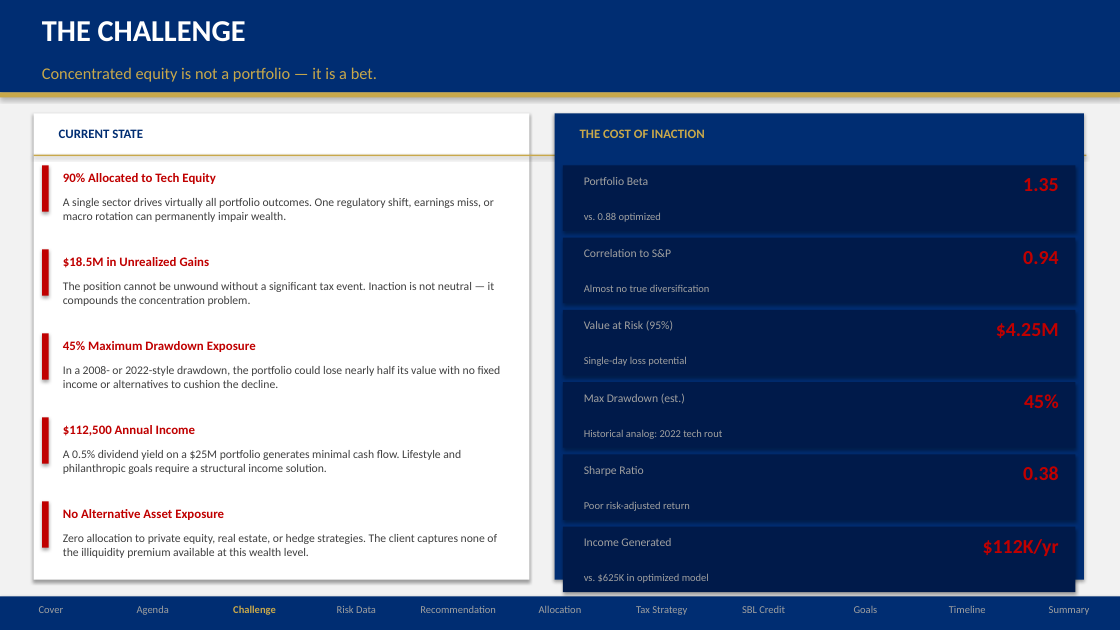
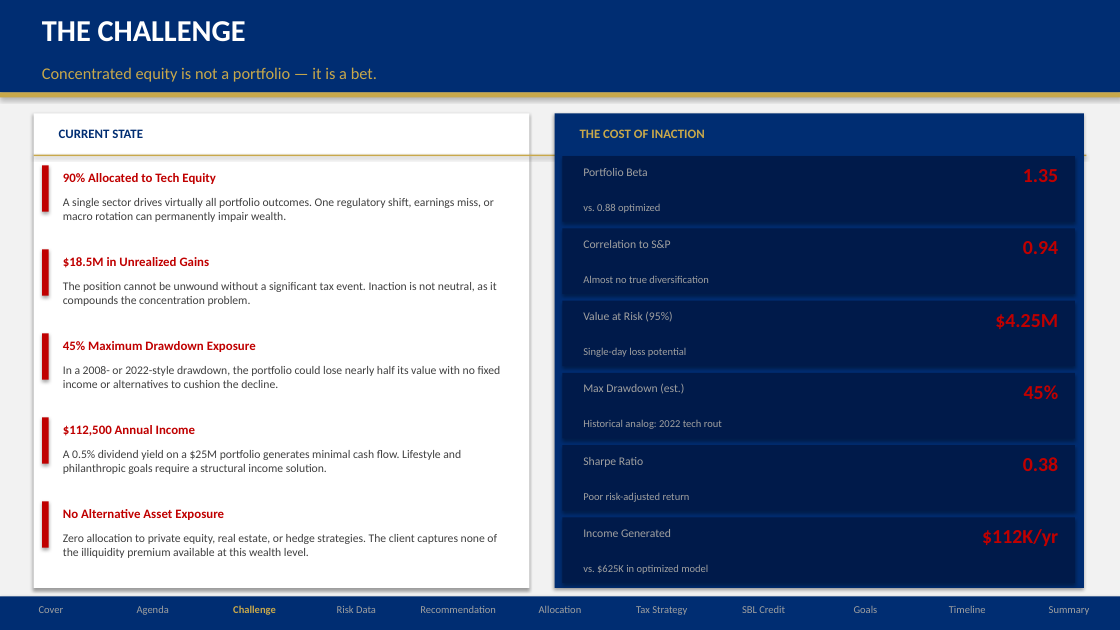
Before and after one commit to mmercado316/UHNW-Portfolio-Case-Study, a slide deck: slide 3 of UHNW_Portfolio_Presentation.pptx. Drawn at 1120x630 pixels with LibreOffice and Linux fonts; fonts in the diff are those of the drawing. Boxes give left, top, right and bottom in pixels: in the first picture for what was removed or moved away, otherwise in the second. Text is boxed around its words. In the diff, an @@ line names an element or a change of style, - is before the commit and + after.

```diff
--- a/UHNW_Portfolio_Presentation.pptx
+++ b/UHNW_Portfolio_Presentation.pptx
@@ rectangle: place and size @@
-rectangle at (34,113,529,580)
+rectangle at (34,113,529,588)
@@ rectangle: place and size @@
-rectangle at (555,113,1084,580)
+rectangle at (555,113,1084,588)
@@ text at (63,282,497,306): text changed @@
-The position cannot be unwound without a significant tax event. Inaction is not neutral — it compounds the concentration problem.
+The position cannot be unwound without a significant tax event. Inaction is not neutral, as it compounds the concentration problem.
@@ 18 texts, 6 rectangles: place and size @@
-18 texts, 6 rectangles at (563,166,1075,592)
+18 texts, 6 rectangles at (562,156,1075,583)
```
Also in this commit, not shown: 7 other slides changed.
